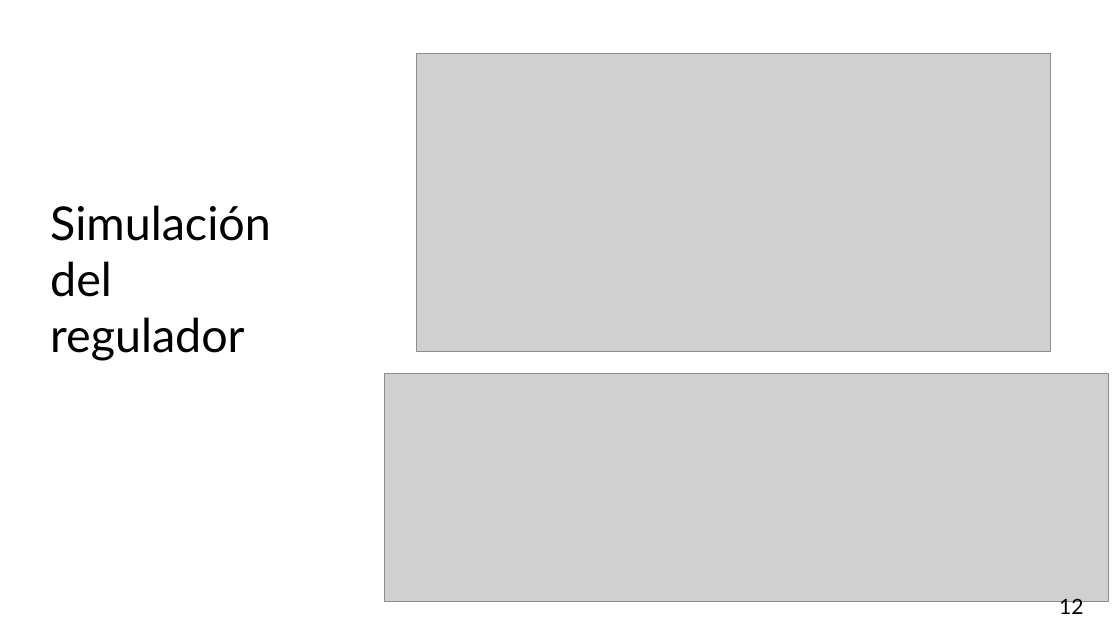
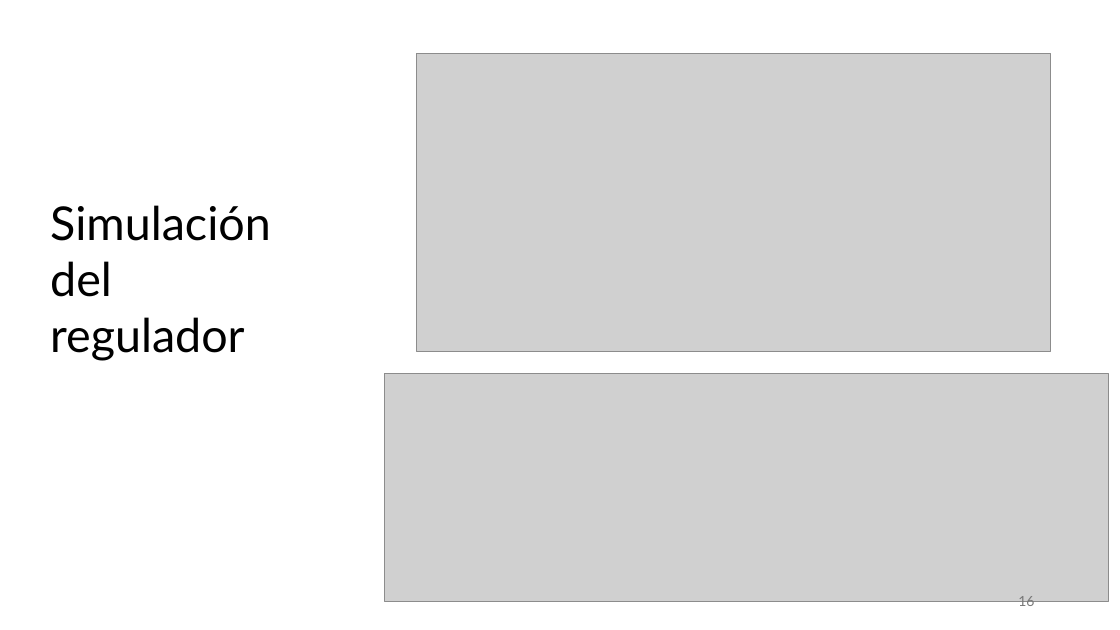
Before and after one commit to ManuelArgibay/DIMECRES_4_NETEJAPARABRISES, a slide deck: slide 16 of Documentos/Presentaciones/Presentación del Proyecto.pptx (slide 12 before the commit). Drawn at 1120x630 pixels with LibreOffice and Linux fonts; fonts in the diff are those of the drawing; grey boxes stand for pictures. Boxes give left, top, right and bottom in pixels: in the first picture for what was removed or moved away, otherwise in the second. Text is boxed around its words. In the diff, an @@ line names an element or a change of style, - is before the commit and + after.

```diff
--- a/Documentos/Presentaciones/Presentación del Proyecto.pptx
+++ b/Documentos/Presentaciones/Presentación del Proyecto.pptx
@@ page number added at box(1018, 596, 1034, 609), 12 pt, text #797979 @@
+16
@@ text removed at box(1059, 598, 1083, 614) @@
-12
```
Also in this commit, not shown: 12 other slides changed, 4 slides added, 12 other files.
